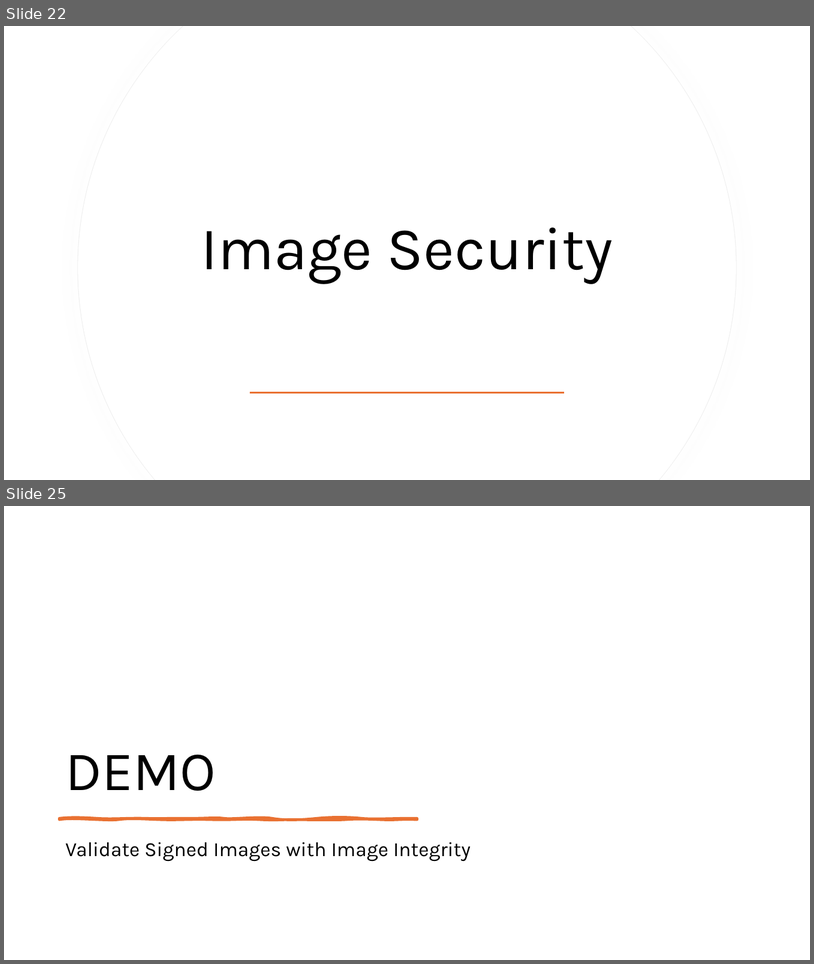
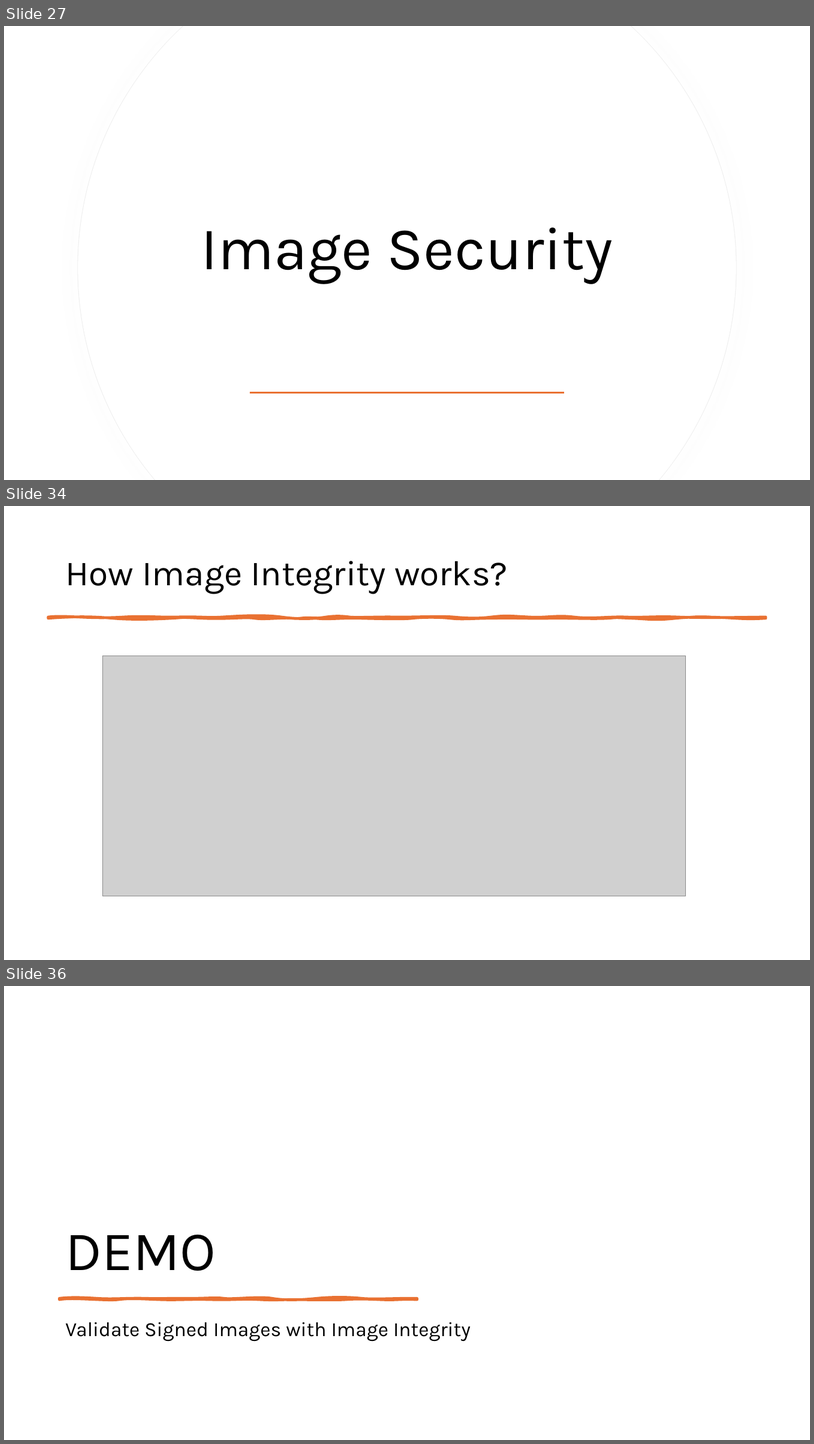
Before and after one commit to fhbilgen/AKSDeepDive, a slide deck: AKS_DD_Security.pptx. Shown one above the other, each under a label of ours: slides 22 and 25 before the commit, slides 27, 34 and 36 after it; the slides between them are not shown. The pictures are 814x964 and 814x1444 pixels, drawn with LibreOffice and Linux fonts; fonts in the diff are those of the drawing; grey boxes stand for pictures. Boxes give left, top, right and bottom in pixels: in the first picture for what was removed or moved away, otherwise in the second. Text is boxed around its words. In the diff, an @@ line names an element or a change of style, - is before the commit and + after.

```diff
--- a/AKS_DD_Security.pptx
+++ b/AKS_DD_Security.pptx
@@ slide 34 added at <box>4,506,810,960</box>, background #FFFFFF @@
@@ title added at <box>65,561,508,594</box>, 42 pt, text #000000 @@
+How Image Integrity works?
@@ freeform shape added at <box>48,617,766,618</box>, fill #E97132, outline #E97132 3.25 pt @@
@@ picture added at <box>102,655,686,895</box> @@
@@ what was slide 22 is now slide 27 @@
@@ what was slide 25 is now slide 36 @@
```
Also in this commit, not shown: 2 slides changed, 13 other slides added, 3 slides removed, 11 other files.
